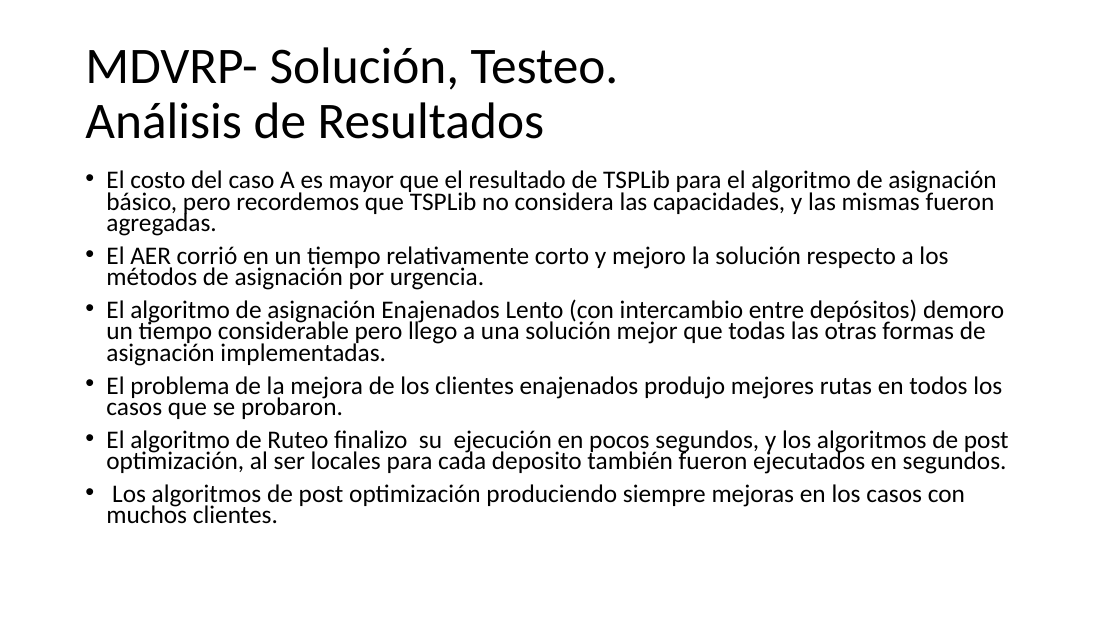
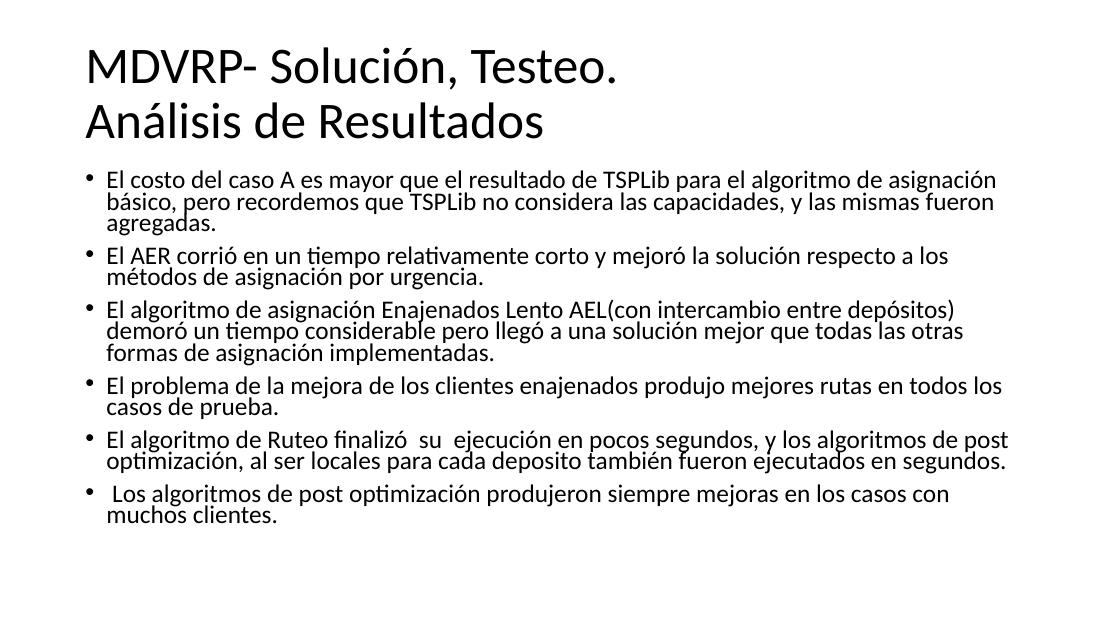
Before and after one commit to urubusale/proyvrp, a slide deck: slide 21 of Version/Documentación/MDVRP.pptx. Drawn at 1120x630 pixels with LibreOffice and Linux fonts; fonts in the diff are those of the drawing. Boxes give left, top, right and bottom in pixels: in the first picture for what was removed or moved away, otherwise in the second. Text is boxed around its words. In the diff, an @@ line names an element or a change of style, - is before the commit and + after.

```diff
--- a/Version/Documentación/MDVRP.pptx
+++ b/Version/Documentación/MDVRP.pptx
@@ text at bbox=[106, 246, 1009, 524]: text changed @@
-• El AER corrió en un tiempo relativamente corto y mejoro la solución respecto a los métodos de asignación por urgencia.
-• El algoritmo de asignación Enajenados Lento (con intercambio entre depósitos) demoro un tiempo considerable pero llego a una solución mejor que todas las otras formas de asignación implementadas.
-• El problema de la mejora de los clientes enajenados produjo mejores rutas en todos los casos que se probaron.
-• El algoritmo de Ruteo finalizo su ejecución en pocos segundos, y los algoritmos de post optimización, al ser locales para cada deposito también fueron ejecutados en segundos.
-• Los algoritmos de post optimización produciendo siempre mejoras en los casos con muchos clientes.
+• El AER corrió en un tiempo relativamente corto y mejoró la solución respecto a los métodos de asignación por urgencia.
+• El algoritmo de asignación Enajenados Lento AEL(con intercambio entre depósitos) demoró un tiempo considerable pero llegó a una solución mejor que todas las otras formas de asignación implementadas.
+• El problema de la mejora de los clientes enajenados produjo mejores rutas en todos los casos de prueba.
+• El algoritmo de Ruteo finalizó su ejecución en pocos segundos, y los algoritmos de post optimización, al ser locales para cada deposito también fueron ejecutados en segundos.
+• Los algoritmos de post optimización produjeron siempre mejoras en los casos con muchos clientes.
```
Also in this commit, not shown: 10 other slides changed, 1 slide added, 1 slide removed.
